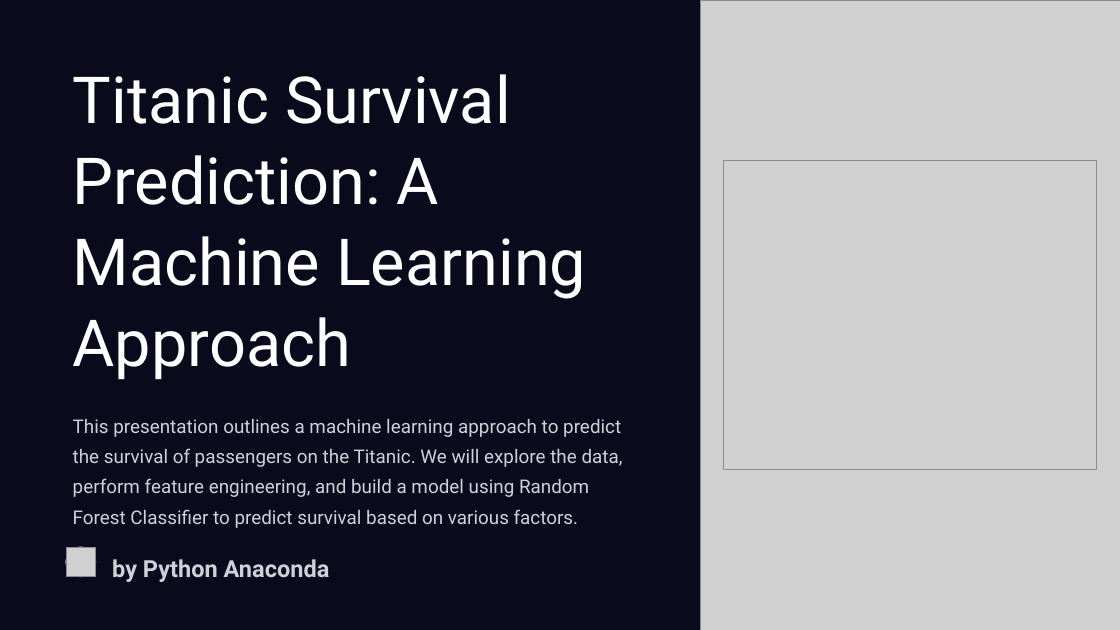
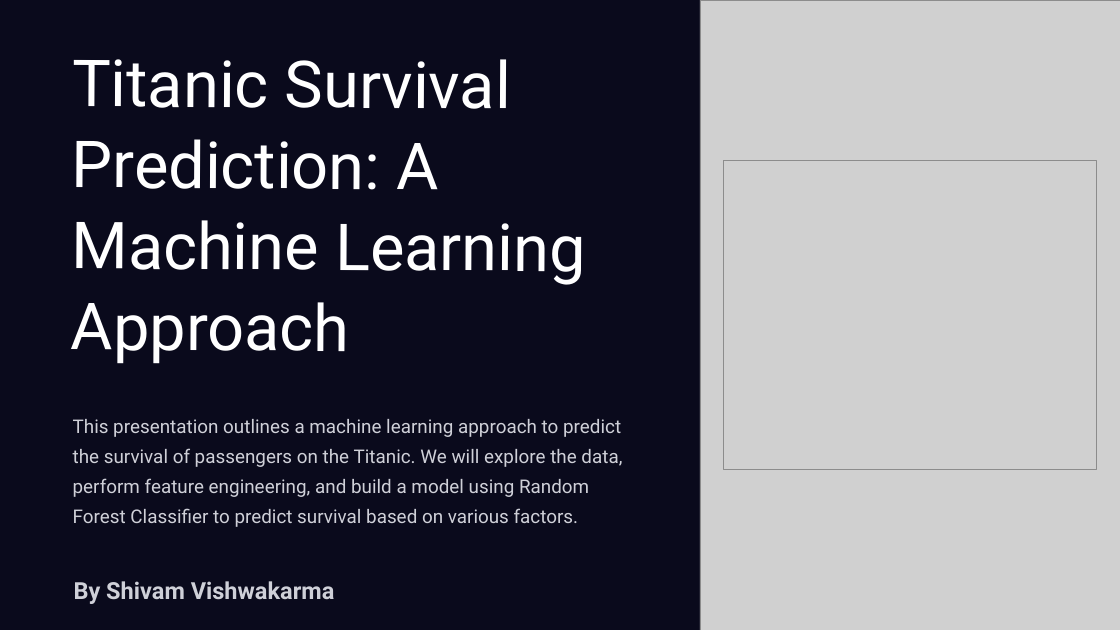
Before and after one commit to shivam92211/SHIVAM-SCIFOR, a slide deck: slide 1 of Minor-Project1/Titanic-Survival-Predition.pptx. Drawn at 1120x630 pixels with LibreOffice and Linux fonts; fonts in the diff are those of the drawing; grey boxes stand for pictures; background and template pictures are left out; a plain dark background stands for a picture behind light text. Boxes give left, top, right and bottom in pixels: in the first picture for what was removed or moved away, otherwise in the second. Text is boxed around its words. In the diff, an @@ line names an element or a change of style, - is before the commit and + after.

```diff
--- a/Minor-Project1/Titanic-Survival-Predition.pptx
+++ b/Minor-Project1/Titanic-Survival-Predition.pptx
@@ text "Titanic Survival Prediction: A Machine ..." moved from (x1=73, y1=74, x2=586, y2=380) to (x1=71, y1=59, x2=585, y2=364) @@
@@ rounded rectangle removed at (x1=66, y1=547, x2=96, y2=577) @@
@@ picture removed at (x1=66, y1=547, x2=95, y2=576) @@
@@ text at (x1=74, y1=581, x2=335, y2=604): text changed @@
-by Python Anaconda
+By Shivam Vishwakarma
```
Also in this commit, not shown: 2 other files.
